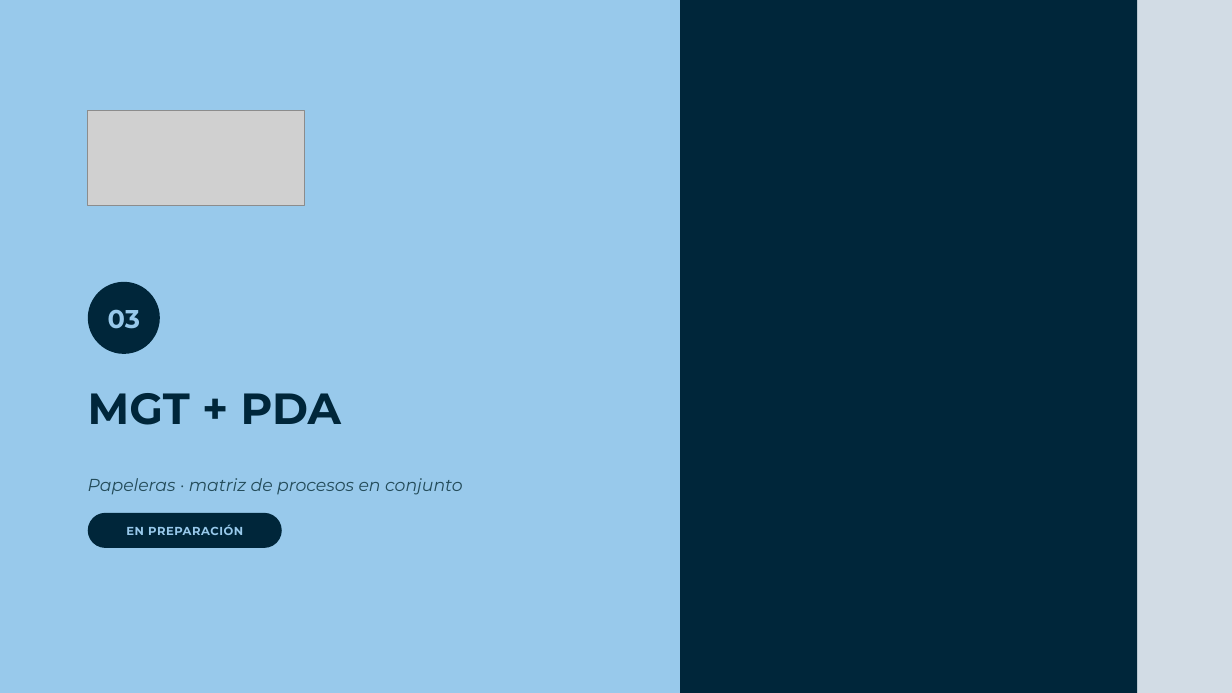
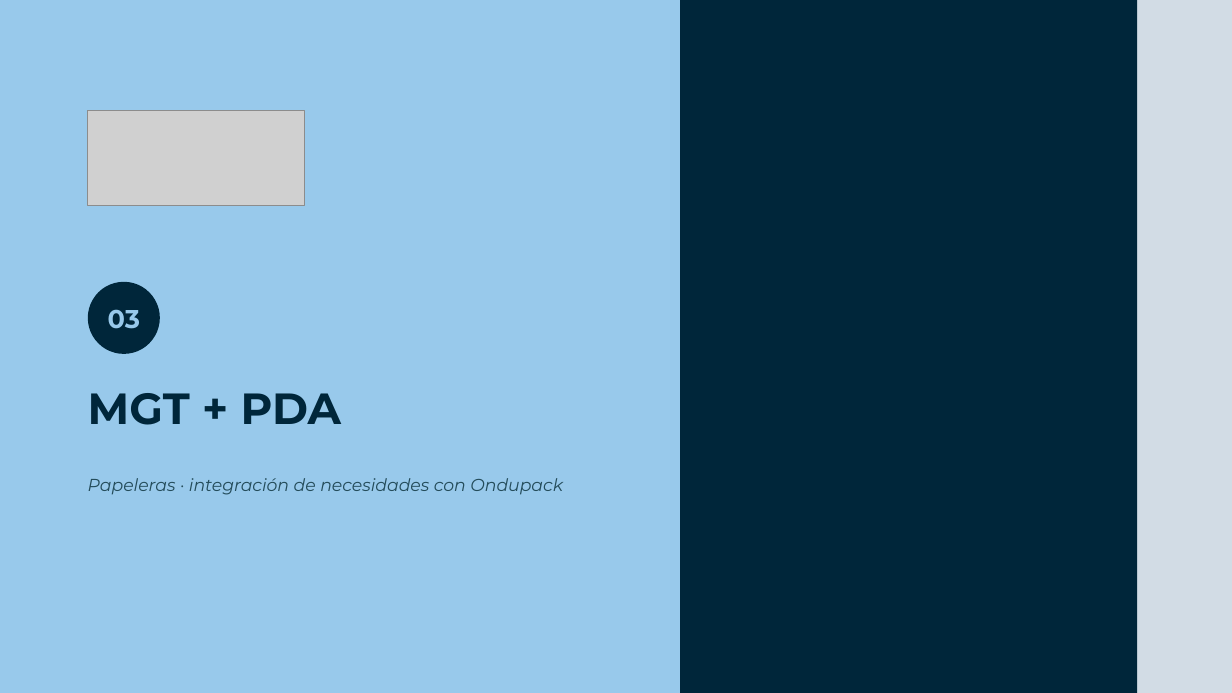
Before and after one commit to Enrique24799/AGSA, a slide deck: slide 7 of presentaciones/Planificacion_Packaging_CL.pptx. Drawn at 1232x693 pixels with LibreOffice and Linux fonts; fonts in the diff are those of the drawing; grey boxes stand for pictures; background and template pictures are left out. Boxes give left, top, right and bottom in pixels: in the first picture for what was removed or moved away, otherwise in the second. Text is boxed around its words. In the diff, an @@ line names an element or a change of style, - is before the commit and + after.

```diff
--- a/presentaciones/Planificacion_Packaging_CL.pptx
+++ b/presentaciones/Planificacion_Packaging_CL.pptx
@@ text at [88, 478, 563, 495]: text changed @@
-Papeleras · matriz de procesos en conjunto
+Papeleras · integración de necesidades con Ondupack
@@ rounded rectangle removed at [88, 513, 282, 548] @@
-EN PREPARACIÓN
```
Also in this commit, not shown: 4 other slides changed, 2 slides added.
